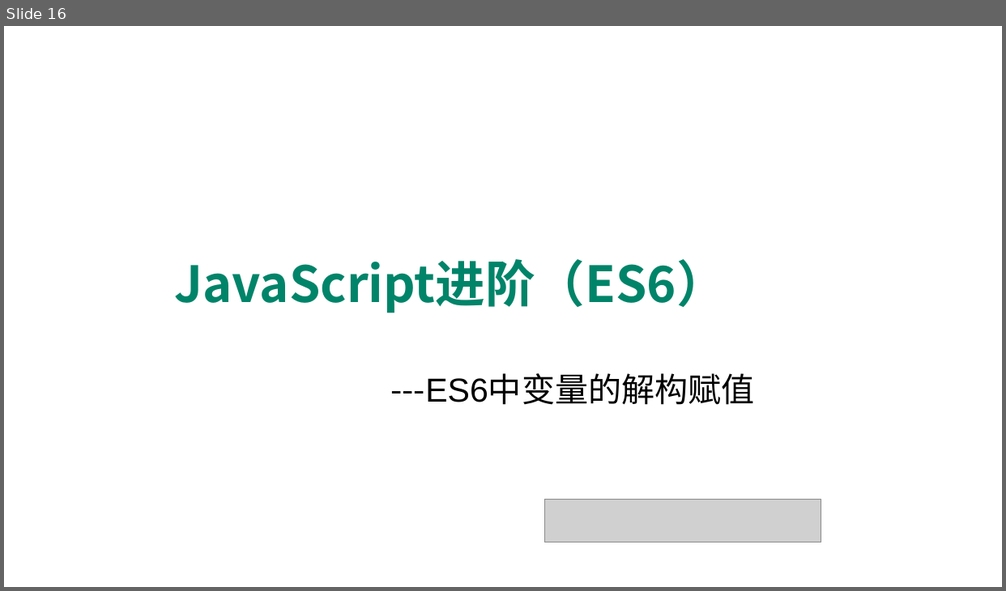
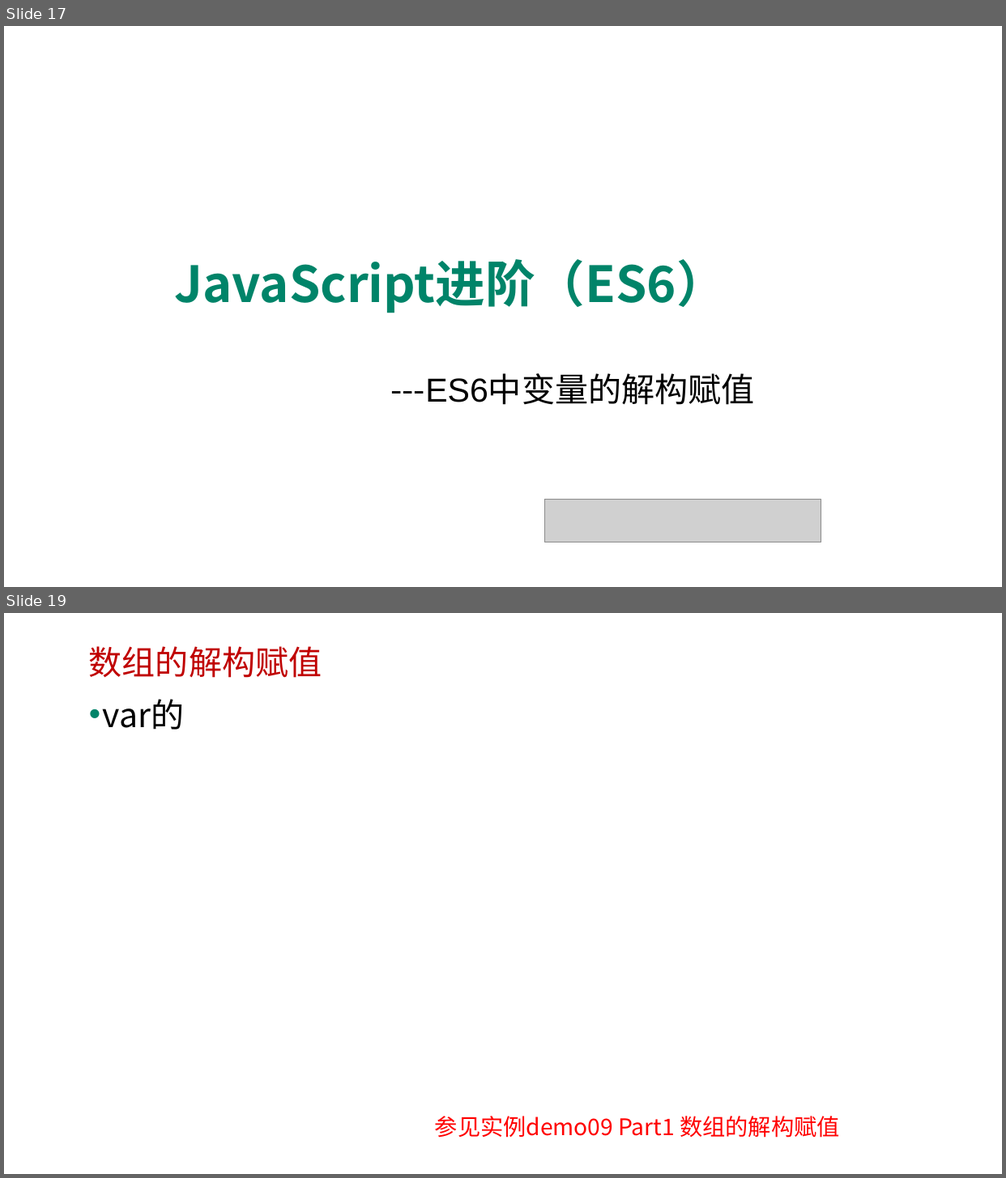
Before and after one commit to edu2act/course-javascript-advanced, a slide deck: 课程PPT/13.ECMAScript 6 一.pptx. Shown one above the other, each under a label of ours: slide 16 before the commit, slides 17 and 19 after it; the slides between them are not shown. The pictures are 1006x591 and 1006x1178 pixels, drawn with LibreOffice and Linux fonts; fonts in the diff are those of the drawing; grey boxes stand for pictures; background and template pictures are left out. Boxes give left, top, right and bottom in pixels: in the first picture for what was removed or moved away, otherwise in the second. Text is boxed around its words. In the diff, an @@ line names an element or a change of style, - is before the commit and + after.

```diff
--- a/课程PPT/13.ECMAScript 6 一.pptx
+++ b/课程PPT/13.ECMAScript 6 一.pptx
@@ slide 19 added at (x1=4, y1=613, x2=1002, y2=1174), background picture (left out) @@
@@ text added at (x1=89, y1=646, x2=322, y2=678), 32 pt, text #C00000 @@
+数组的解构赋值
@@ text added at (x1=103, y1=699, x2=185, y2=730), 32 pt, text #000000 @@
+• var的
@@ text added at (x1=435, y1=1116, x2=839, y2=1138), 22 pt, text #FF0000 @@
+参见实例demo09 Part1 数组的解构赋值
@@ what was slide 16 is now slide 17 @@
```
Also in this commit, not shown: 5 slides changed, 3 other slides added, 6 other files.
